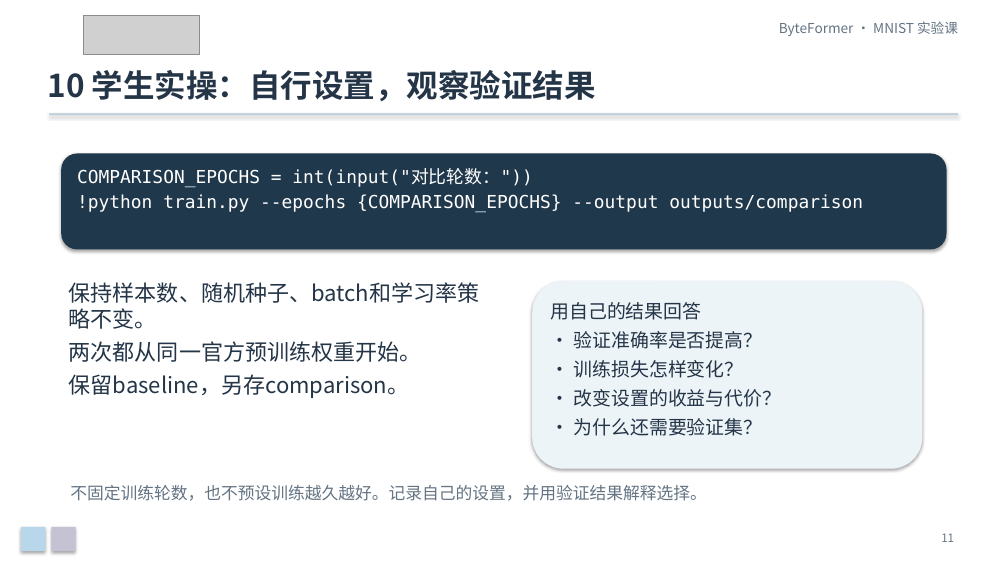
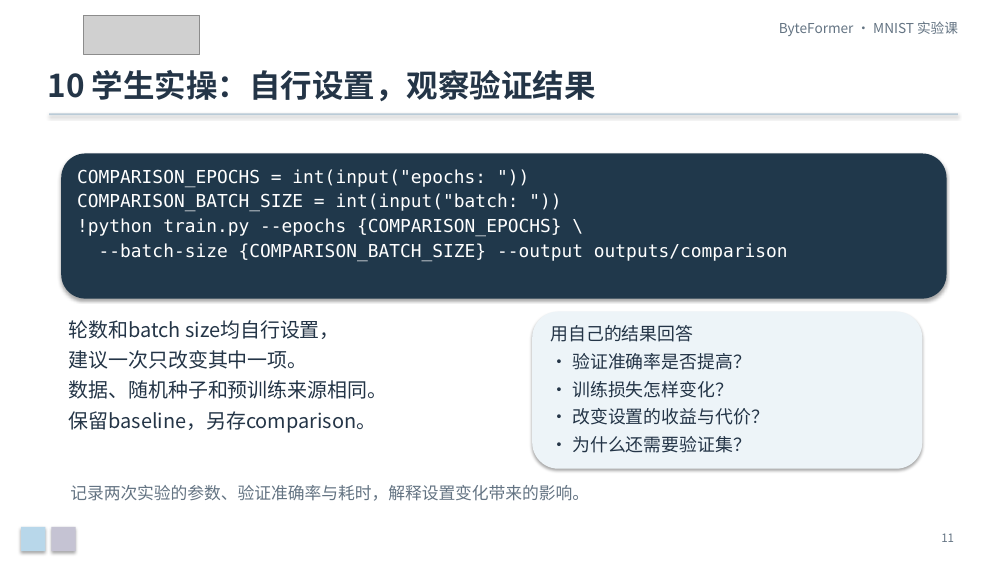
Before and after one commit to Franklin-L/byteformer-mnist-course, a slide deck: slide 11 of docs/ByteFormer_MNIST_零基础实验课.pptx. Drawn at 1008x567 pixels with LibreOffice and Linux fonts; fonts in the diff are those of the drawing; grey boxes stand for pictures. Boxes give left, top, right and bottom in pixels: in the first picture for what was removed or moved away, otherwise in the second. Text is boxed around its words. In the diff, an @@ line names an element or a change of style, - is before the commit and + after.

Commit message:
Let students choose batch size alongside training epochs

```diff
--- a/docs/ByteFormer_MNIST_零基础实验课.pptx
+++ b/docs/ByteFormer_MNIST_零基础实验课.pptx
@@ rounded rectangle resized from (x1=61, y1=154, x2=947, y2=250) to (x1=61, y1=154, x2=947, y2=299) @@
@@ text at (x1=77, y1=169, x2=788, y2=262): text changed @@
-COMPARISON_EPOCHS = int(input("对比轮数："))
-!python train.py --epochs {COMPARISON_EPOCHS} --output outputs/comparison
+COMPARISON_EPOCHS = int(input("epochs: "))
+COMPARISON_BATCH_SIZE = int(input("batch: "))
+!python train.py --epochs {COMPARISON_EPOCHS} \
+--batch-size {COMPARISON_BATCH_SIZE} --output outputs/comparison
@@ text "轮数和batch size均自行设置，" moved from (x1=69, y1=282, x2=480, y2=398) to (x1=69, y1=320, x2=387, y2=433) @@
@@ text at (x1=69, y1=320, x2=387, y2=399): text changed; size 21 to 19 pt @@
-保持样本数、随机种子、batch和学习率策略不变。
-两次都从同一官方预训练权重开始。
+轮数和batch size均自行设置，
+建议一次只改变其中一项。
+数据、随机种子和预训练来源相同。
@@ rounded rectangle resized from (x1=532, y1=281, x2=923, y2=469) to (x1=532, y1=312, x2=923, y2=469) @@
@@ text "用自己的结果回答" moved from (x1=550, y1=302, x2=782, y2=436) to (x1=550, y1=325, x2=769, y2=453) @@
@@ text "用自己的结果回答" at (x1=550, y1=325, x2=769, y2=453): size 18 to 17 pt @@
@@ text at (x1=69, y1=411, x2=376, y2=433): size 21 to 19 pt in "保留baseline，另存comparison。" @@
@@ text at (x1=70, y1=485, x2=589, y2=501): text changed @@
-不固定训练轮数，也不预设训练越久越好。记录自己的设置，并用验证结果解释选择。
+记录两次实验的参数、验证准确率与耗时，解释设置变化带来的影响。
```
Also in this commit, not shown: 5 other slides changed, 7 other files.
